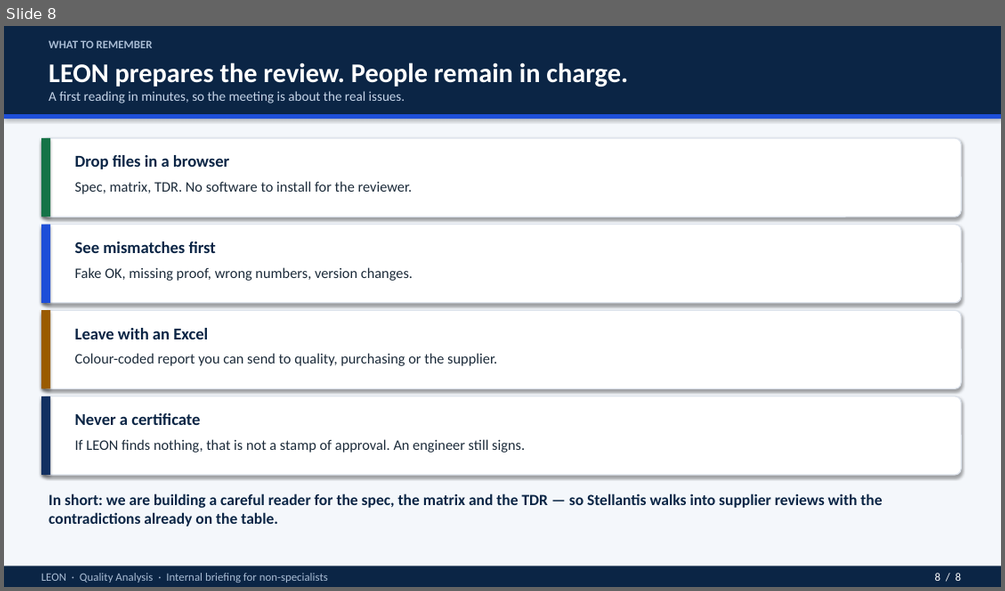
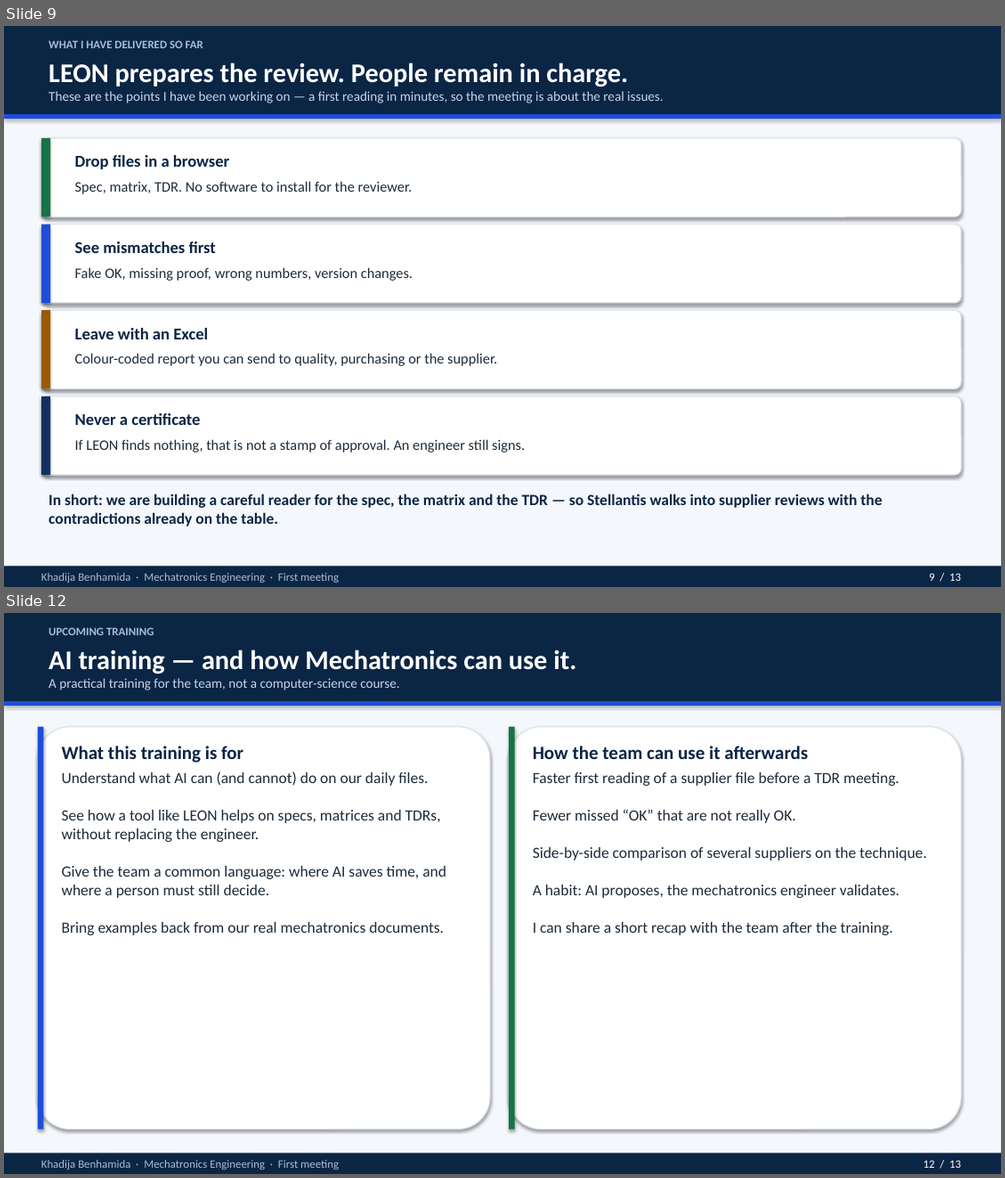
Before and after one commit to Rihabbbbbbbbb/leon_spec, a slide deck: docs/LEON_intro_for_non_specialists.pptx. Shown one above the other, each under a label of ours: slide 8 before the commit, slides 9 and 12 after it; the slides between them are not shown. The pictures are 1005x591 and 1005x1178 pixels, drawn with LibreOffice and Linux fonts; fonts in the diff are those of the drawing. Boxes give left, top, right and bottom in pixels: in the first picture for what was removed or moved away, otherwise in the second. Text is boxed around its words. In the diff, an @@ line names an element or a change of style, - is before the commit and + after.

```diff
--- a/docs/LEON_intro_for_non_specialists.pptx
+++ b/docs/LEON_intro_for_non_specialists.pptx
@@ slide 12 added at box(4, 613, 1001, 1174), background #FFFFFF @@
@@ rectangle added at box(4, 613, 1001, 1174), fill #F4F7FB @@
@@ rectangle added at box(4, 613, 1001, 701), fill #0B2545 @@
@@ text added at box(48, 627, 154, 635), 11 pt, text #A9BCD4, bold @@
+UPCOMING TRAINING
@@ text added at box(48, 649, 576, 674), 26 pt, text #FFFFFF, bold @@
+AI training — and how Mechatronics can use it.
@@ text added at box(48, 678, 399, 690), 13 pt, text #C5D4E8 @@
+A practical training for the team, not a computer-science course.
@@ rectangle added at box(4, 701, 1001, 706), fill #1D4ED8 @@
@@ rounded rectangle added at box(38, 727, 490, 1129), fill #FFFFFF, outline #DDE3EC 1 pt @@
@@ rectangle added at box(38, 727, 44, 1129), fill #1D4ED8 @@
@@ text added at box(62, 746, 243, 763), 18 pt, text #0B2545, bold @@
+What this training is for
@@ rounded rectangle added at box(509, 727, 961, 1129), fill #FFFFFF, outline #DDE3EC 1 pt @@
@@ rectangle added at box(509, 727, 515, 1129), fill #157347 @@
@@ text added at box(533, 746, 808, 759), 18 pt, text #0B2545, bold @@
+How the team can use it afterwards
@@ text added at box(62, 771, 446, 935), 15 pt, text #1C2B3A @@
+Understand what AI can (and cannot) do on our daily files.
+See how a tool like LEON helps on specs, matrices and TDRs, without replacing the engineer.
+Give the team a common language: where AI saves time, and where a person must still decide.
+Bring examples back from our real mechatronics documents.
@@ text added at box(533, 772, 927, 935), 15 pt, text #1C2B3A @@
+Faster first reading of a supplier file before a TDR meeting.
+Fewer missed “OK” that are not really OK.
+Side-by-side comparison of several suppliers on the technique.
+A habit: AI proposes, the mechatronics engineer validates.
+I can share a short recap with the team after the training.
@@ rectangle added at box(4, 1153, 1001, 1174), fill #0B2545 @@
@@ text added at box(41, 1159, 339, 1169), 11 pt, text #A9BCD4 @@
+Khadija Benhamida · Mechatronics Engineering · First meeting
@@ text added at box(923, 1159, 961, 1167), 11 pt, text #FFFFFF @@
+12 / 13
@@ what was slide 8 is now slide 9 @@
@@ slide 9 changed as well @@
@@ text at box(48, 40, 203, 48): text changed @@
-WHAT TO REMEMBER
+WHAT I HAVE DELIVERED SO FAR
@@ text at box(48, 91, 663, 103): text changed @@
-A first reading in minutes, so the meeting is about the real issues.
+These are the points I have been working on — a first reading in minutes, so the meeting is about the real issues.
@@ text at box(41, 572, 339, 582): text changed @@
-LEON · Quality Analysis · Internal briefing for non-specialists
+Khadija Benhamida · Mechatronics Engineering · First meeting
@@ text at box(929, 572, 961, 580): text changed @@
-8 / 8
+9 / 13
```
Also in this commit, not shown: 6 other slides changed, 5 other slides added, 1 slide removed, 1 other file.
